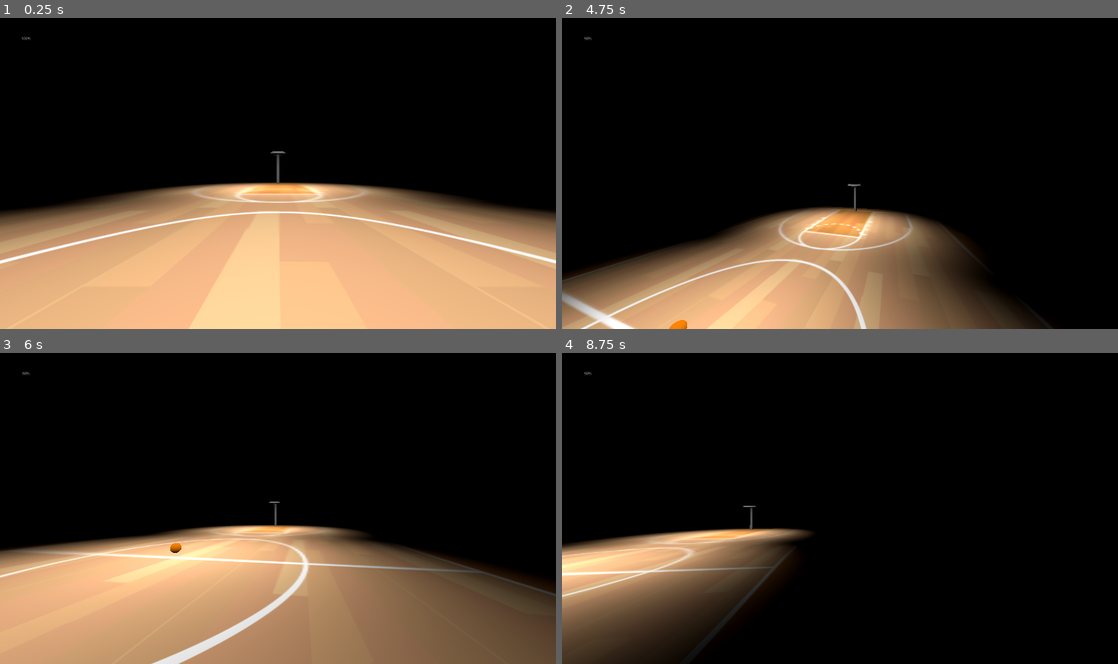
Above: before the commit, frames 1-4 (two rows, left to right).
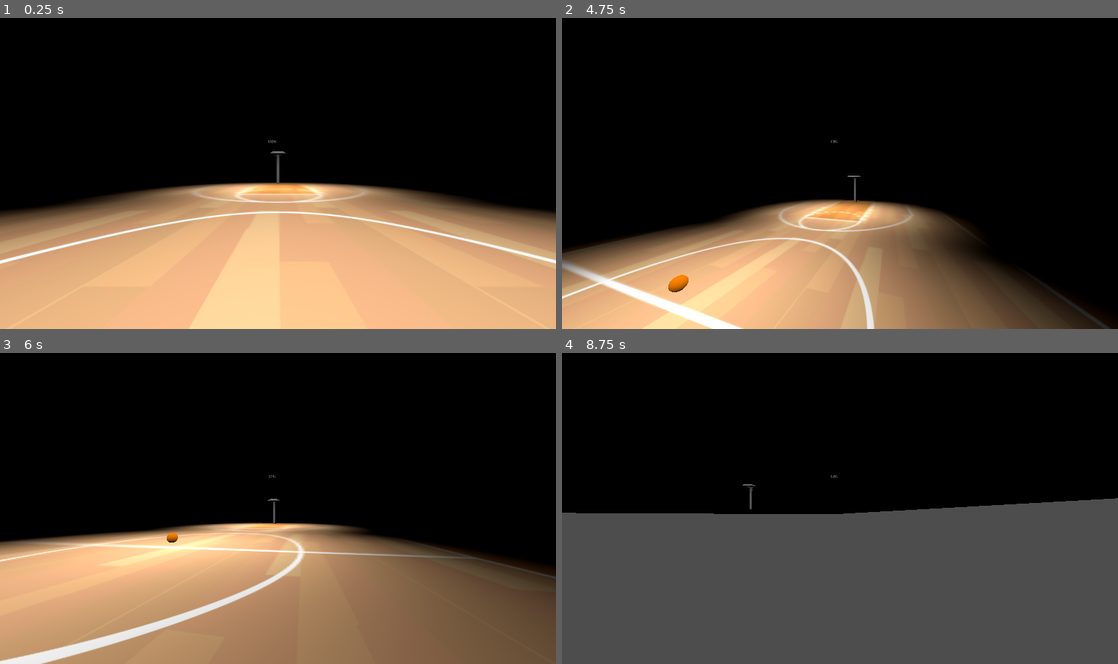
Above: after the commit, the same moments.

Repository: Stetoskop/godot-dev
Game: Godot game, scene res://court/main_node_3d.tscn
Two runs of this game, one before a commit and one after it. Both use one fixed random seed, a clock stepped at 60 frames per second and the inputs below.
Inputs (mouse positions are in pixels of both pictures, inside the frame that each line leads up to):
- Up to frame 1 (0.25 s): no input
- Up to frame 2 (4.75 s): tap Enter at 0.5 s; move the mouse to (867, 173) at 0.52 s; hold D (char_move_right) 0.53-1.28 s; tap W (char_move_forw) at 0.6, 2.1, 3.6 s; tap Space (char_move_jump) at 0.77, 1.52, 3.02, 3.77, 4.52 s; move the mouse to (812, 173) at 1.27 s; hold S (char_move_back) 1.28-2.03 s; tap Shift (char_move_run) at 1.35, 2.85, 4.35 s; move the mouse to (851, 167) at 2.02 s; hold D (char_move_right) 2.03-3.53 s; move the mouse to (834, 179) at 2.77 s; move the mouse to (878, 176) at 3.52 s; hold A (char_move_left) from 3.53 s (still down); move the mouse to (795, 170) at 4.27 s
- Up to frame 3 (6 s): move the mouse to (283, 508) at 5.02 s; release A (char_move_left) at 5.03 s; hold S (char_move_back) 5.03-5.78 s; tap W (char_move_forw) at 5.1 s; move the mouse to (255, 502) at 5.77 s; hold D (char_move_right) from 5.78 s (still down); tap Shift (char_move_run) at 5.85 s
- Up to frame 4 (8.75 s): tap Space (char_move_jump) at 6.02, 6.77, 7.52 s; move the mouse to (867, 508) at 6.52 s; tap W (char_move_forw) at 6.6, 8.1 s; move the mouse to (812, 508) at 7.27 s; tap Shift (char_move_run) at 7.35 s; move the mouse to (851, 502) at 8.02 s; release D (char_move_right) at 8.03 s; hold S (char_move_back) from 8.03 s (still down)

The runs differ from the first frame. In frame 1, less than 0.1% of the frame differs, in the area x 3-50%, y 6-41%; in frame 2, 22%; in frame 3, 13%; in frame 4, 49%, in the area x 0-100%, y 6-100%.

Commit message:
Update main_node_3d.tscn

Diff:
--- a/basketball_game/court/main_node_3d.tscn
+++ b/basketball_game/court/main_node_3d.tscn
@@ -46,8 +46,6 @@
 script = ExtResource("2_qk68w")
 jump_force_double = 5.0
 jump_count_max = 3
-stamina_val = 10000.0
-stamina_max = 10000.0
 camera = NodePath("POV")
 
 [node name="CollisionShape3D" type="CollisionShape3D" parent="Player"]
@@ -94,10 +92,10 @@
 anchor_top = 0.5
 anchor_right = 0.5
 anchor_bottom = 0.5
-offset_left = -1069.5
-offset_top = -588.0
-offset_right = -1065.5
-offset_bottom = -561.0
+offset_left = -26.5
+offset_top = -149.0
+offset_right = -22.5
+offset_bottom = -122.0
 grow_horizontal = 2
 grow_vertical = 2
 
